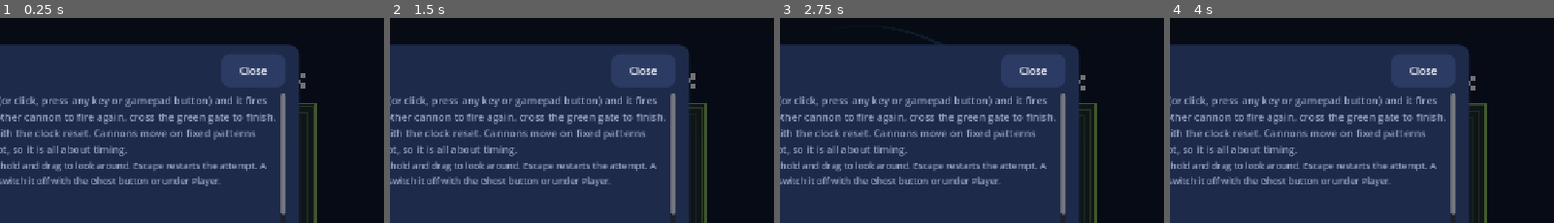
Above: before the commit, frames 1-4 (left to right).
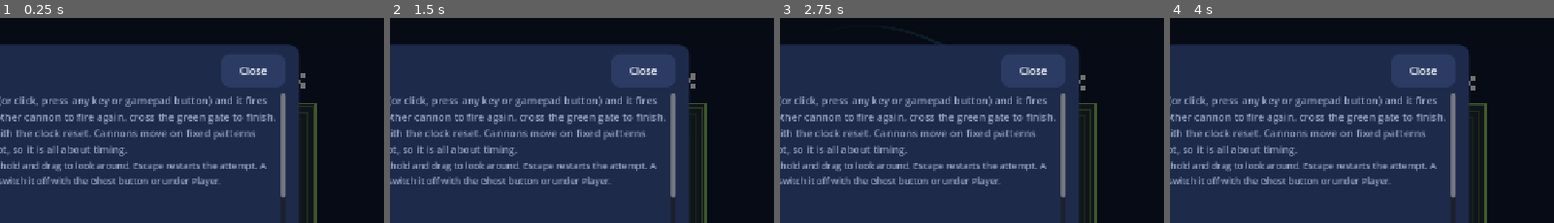
Above: after the commit, the same moments.

Repository: incredibleLeitman/BarrelBounce
Game: Godot game, scene res://scenes/main_menu.tscn
Two runs of this game, one before a commit and one after it. Both use one fixed random seed, a clock stepped at 60 frames per second and the inputs below.
Inputs (mouse positions are % of the whole screen's width and height, from its top left):
- Up to frame 1 (0.25 s): no input
- Up to frame 2 (1.5 s): click "Start" at 0.5 s; click "Start" at 1.25 s
- Up to frame 3 (2.75 s): click "Player: Zesty Torpedo" at 2 s
- Up to frame 4 (4 s): click (97, 6) at 2.77 s; click "Level editor" at 3.5 s
The pictures show only the part of the screen within x 43-93%, y 1-51%; the shares and areas given below are measured in that part.

The runs differ from the first frame. In frame 1, 0.1% of the frame differs, in the area x 72-75%, y 87-97%; in frame 2, 0.1%; in frame 3, 0.1%; in frame 4, 0.1%.

Commit message:
Anonymous usage statistics, privacy section and policy text
Every edition sends anonymous events (random session id, edition,
platform, version; level started / finished with time / failed, editor
opened, level published) to a new track action; stats sums them into a
per-level funnel that the verify workflow prints for the last 7 days
and all time. No player id, name or IP is stored with them. The help
dialog gained an Online and privacy section with a link to the policy,
and server/PRIVACY.md holds the German and English text for that page.
migrate_002.sql adds the events table. Next level in the demo now
follows the demo's own level list.

Co-Authored-By: Claude Fable 5.1 <noreply@anthropic.com>
Claude-Session: https://claude.ai/code/session_01P1Bjp7HghSrjiHKHQrjXiS

Diff:
--- a/assets/i18n/strings.csv
+++ b/assets/i18n/strings.csv
@@ -237,3 +237,7 @@
 "This is the demo: the full game adds Big Bertha, Pea Shooter, Blink, Hopper, Bubble and Hot Head cannons, walls, more  …(245 unchanged characters)…
 "%d more levels with six more cannon types and walls are in the full game.","%d weitere Level mit sechs weiteren Kanonentypen und Wänden gibt es im vollen Spiel."
 "This level uses cannons or walls from the full game.","Dieses Level verwendet Kanonen oder Wände aus dem vollen Spiel."
+"Online and privacy","Online und Datenschutz"
+"The game sends anonymous usage statistics to our server: a random id per game start, the edition and platform, and which levels were started, finished or failed. No name, no account, no IP address is stored.","Das Spiel sendet anonyme Nutzungsstatistiken an unseren Server: eine zufällige Kennung pro Spielstart, Ausgabe und Plattform sowie welche Level gestartet, beendet oder nicht geschafft wurden. Kein Name, kein Konto, keine IP-Adresse wird gespeichert."
+" Online play adds the random player id from your profile, the name and colour you chose, your run's tap timings for verification, and the levels you publish or star. The GitHub Actions verifier replays runs on GitHub's servers."," Das Online-Spiel ergänzt die zufällige Spielerkennung aus deinem Profil, deinen gewählten Namen und die Farbe, die Tastenzeitpunkte deines Laufs zur Überprüfung sowie die Level, die du veröffentlichst oder markierst. Der GitHub-Actions-Prüfer spielt Läufe auf GitHub-Servern nach."
+"Privacy policy","Datenschutzerklärung"
--- a/project.godot
+++ b/project.godot
@@ -15,6 +15,7 @@
 [application]
 
 config/name="BarrelBounce"
+config/version="0.9.0"
 config/description="One button. One ball. Many barrels."
 run/main_scene="res://scenes/main_menu.tscn"
 config/features=PackedStringArray("4.7", "GL Compatibility")
--- a/scripts/editor.gd
+++ b/scripts/editor.gd
@@ -56,6 +56,7 @@
 
 
 func _ready() -> void:
+	Online.track("editor_open")
 	level = GameState.editor_level
 	if level.is_empty():
 		level = GameState.new_level()
--- a/scripts/game_state.gd
+++ b/scripts/game_state.gd
@@ -28,6 +28,7 @@
 	DirAccess.make_dir_recursive_absolute(USER_DIR)
 	_load_scores()
 	_load_profile()
+	Online.track.call_deferred("session")
 	TranslationServer.set_locale(language())
 
 
@@ -81,6 +82,15 @@
 		if level_is_available(l):
 			out.append(l.duplicate(true))
 	return out
+
+
+## The built-in level after [param level_id] in this edition, or {} when it was the last one.
+func builtin_next(level_id: String) -> Dictionary:
+	var levels := builtin_levels()
+	for i in levels.size() - 1:
+		if str(levels[i].get("id", "")) == level_id:
+			return levels[i + 1]
+	return {}
 
 
 ## Built-in levels the demo hides (0 in the full game).
--- a/scripts/help_dialog.gd
+++ b/scripts/help_dialog.gd
@@ -19,6 +19,7 @@
 	"orbit": [{"type": "orbit", "radius": 60.0, "period": 3.0}],
 	"path": [{"type": "path", "points": [[70.0, -50.0], [140.0, -20.0], [110.0, 50.0]], "period": 4.0, "smooth": true, "closed": true}],
 }
+const PRIVACY_URL := "https://ctrlaltpaw.com/datenschutz/"
 const FIGURE_SIZE := Vector2(110, 70)
 const FIGURE_SCALE := 0.5
 const FIGURE_BASE := Vector2(68, 70)   # level units inside the figure (ring radius 62 must fit on the left)
@@ -54,6 +55,16 @@
 		"The block runs all the time and its movement is added to the other blocks. Two moves in opposite directions cancel each other out.")
 	_row(body, _icon_figure("seq"), "Step",
 		"Numbered blocks play one after another, each for its duration, each starting where the previous step ended. The sequence plays back and forth or loops. \"Move left, then move right\" goes there and back. Click the icon on a block in the editor to switch.")
+
+	body.add_child(UI.spacer(10))
+	body.add_child(UI.label("Online and privacy", 24))
+	var privacy := "The game sends anonymous usage statistics to our server: a random id per game start, the edition and platform, and which levels were started, finished or failed. No name, no account, no IP address is stored."
+	if Online.enabled():
+		privacy += " Online play adds the random player id from your profile, the name and colour you chose, your run's tap timings for verification, and the levels you publish or star. The GitHub Actions verifier replays runs on GitHub's servers."
+	body.add_child(UI.label(privacy, 15, UI.MUTED, true))
+	var link := UI.small_button("  Privacy policy  ")
+	link.pressed.connect(func(): OS.shell_open(PRIVACY_URL))
+	body.add_child(link)
 	return body
 
 
--- a/scripts/level.gd
+++ b/scripts/level.gd
@@ -38,6 +38,7 @@
 	if level.is_empty():
 		level = GameState.builtin_levels()[0]
 	rev = GameState.level_hash(level)
+	Online.track("level_start", str(level.get("id", "")))
 	sim = Simulation.new(level)
 	view = LevelView.new()
 	add_child(view)
@@ -300,6 +301,7 @@
 
 
 func _on_die() -> void:
+	Online.track("level_fail", str(level.get("id", "")), sim.launches)
 	view.player_node.puff()
 	death_timer = DEATH_PAUSE
 	Sfx.play(self, Sfx.buzzer(), -4.0)
@@ -332,6 +334,7 @@
 	var ticks := sim.finish_ticks
 	var id := str(level.get("id", ""))
 	var new_best := GameState.record_time(id, rev, ticks, taps)
+	Online.track("level_finish", id, ticks)
 	win_time.text = Simulation.format_ticks(ticks)
 	win_best.text = tr("New best time! Your ghost will race you next time.") if new_best else tr("best %s") % Simulation.format_ticks(GameState.best_ticks(id, rev))
 	var creator := GameState.creator_proof(level)
@@ -341,8 +344,7 @@
 		_load_ghost()
 	_update_best()
 	_online_after_finish(new_best, ticks)
-	var idx := GameState.builtin_index(id)
-	next_button.visible = idx >= 0 and idx + 1 < BuiltinLevels.LEVELS.size()
+	next_button.visible = not GameState.builtin_next(id).is_empty()
 	win_panel.visible = true
 	win_panel.scale = Vector2(0.6, 0.6)
 	win_panel.pivot_offset = win_panel.size / 2.0
@@ -418,10 +420,9 @@
 
 
 func _next_level() -> void:
-	var idx := GameState.builtin_index(str(level.get("id", "")))
-	var levels := GameState.builtin_levels()
-	if idx >= 0 and idx + 1 < levels.size():
-		GameState.play_level(levels[idx + 1])
+	var next := GameState.builtin_next(str(level.get("id", "")))
+	if not next.is_empty():
+		GameState.play_level(next)
 
 
 func _on_back() -> void:
--- a/scripts/level_select.gd
+++ b/scripts/level_select.gd
@@ -457,6 +457,7 @@
 		if not is_instance_valid(root):
 			return
 		if ok:
+			Online.track("publish", str(level["id"]))
 			level["online_id"] = str(level["id"])
 			GameState.save_user_level(level)
 			UI.toast(root, "Published. It appears under Community once verified (up to 30 minutes).", UI.GOOD)
--- a/scripts/online.gd
+++ b/scripts/online.gd
@@ -10,6 +10,46 @@
 const TIMEOUT := 12.0
 ## Tests set this so a headless run never talks to the real server.
 var disabled_for_tests := false
+
+## Anonymous usage events (every edition, see README "Usage statistics"): a random id per
+## game start, the edition, the platform and what happened. Batched and sent a moment later.
+var session_id := ""
+var _queue: Array = []
+var _flush_timer: Timer
+
+
+func _ready() -> void:
+	var rng := RandomNumberGenerator.new()
+	rng.randomize()
+	session_id = "%08x%08x" % [rng.randi(), rng.randi()]
+	_flush_timer = Timer.new()
+	_flush_timer.one_shot = true
+	_flush_timer.wait_time = 1.5
+	_flush_timer.timeout.connect(_flush)
+	add_child(_flush_timer)
+
+
+## Records one event; [param value] is the finish time in ticks for level_finish.
+func track(event: String, level_id: String = "", value: int = 0) -> void:
+	if API_URL == "" or disabled_for_tests:
+		return
+	_queue.append({"name": event, "level_id": level_id, "value": value})
+	if _queue.size() >= 20:
+		_flush()
+	elif _flush_timer.is_stopped():
+		_flush_timer.start()
+
+
+func _flush() -> void:
+	if _queue.is_empty():
+		return
+	var batch := _queue.duplicate()
+	_queue.clear()
+	_call("track", HTTPClient.METHOD_POST, {
+		"session": session_id, "build": "full" if GameState.full_version() else "demo",
+		"platform": OS.get_name(), "version": str(ProjectSettings.get_setting("application/config/version", "dev")),
+		"events": batch,
+	}, Callable())
 
 
 ## Leaderboards and community levels: the full online edition only (feature tag "online",
Not shown, changed: .github/workflows/verify.yml
Not shown, changed: README.md
Not shown, added: server/PRIVACY.md
Not shown, changed: server/README.md
Not shown, changed: server/api.php
Not shown, added: server/migrate_002.sql
Not shown, changed: server/schema.sql
